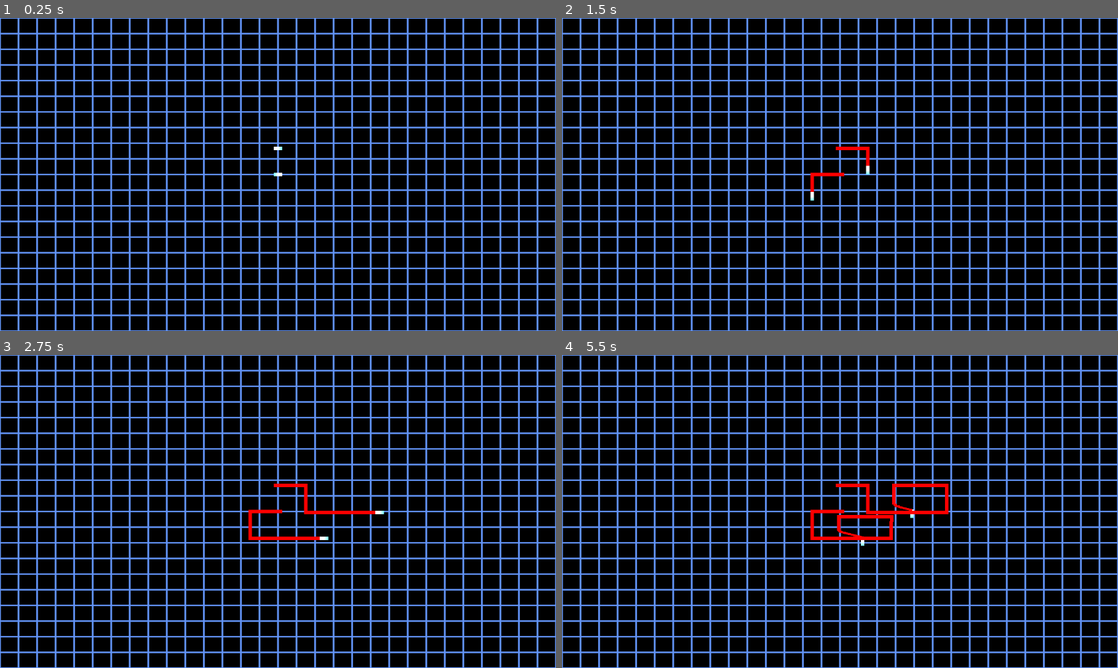
Above: before the commit, frames 1-4 (two rows, left to right).
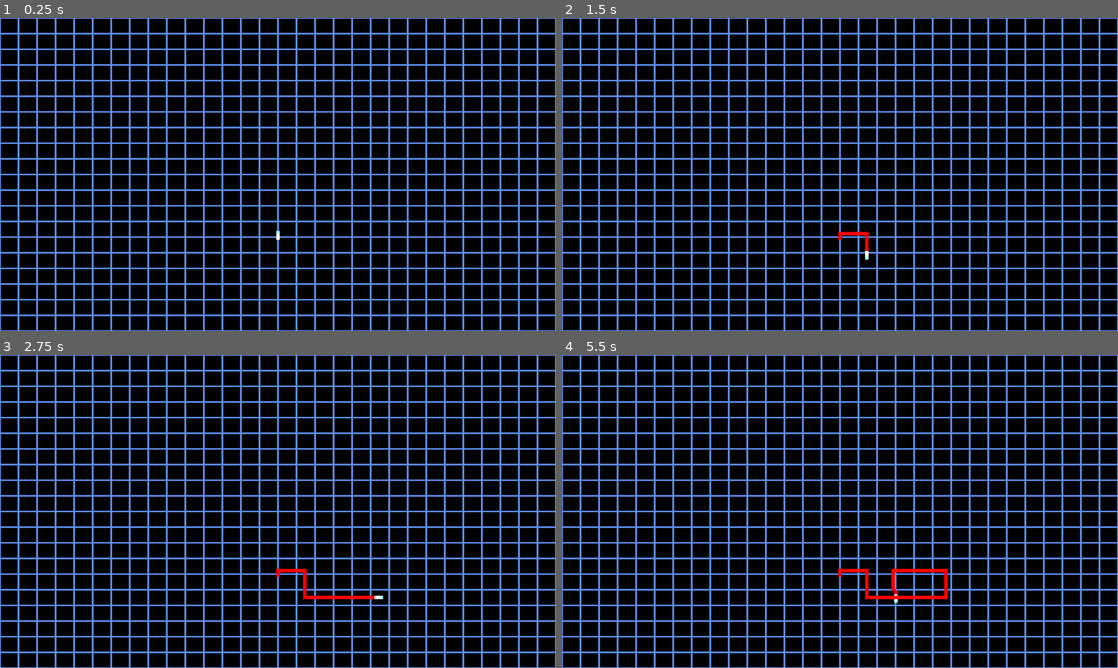
Above: after the commit, the same moments.

Repository: KirillTregubov/Tron
Game: Godot game, scene res://main.tscn
The game is run twice, just before and just after one commit, with the same random seed, the same clock (stepped at 60 frames per second) and the same inputs.
Inputs:
- Up to frame 1 (0.25 s): no input
- Up to frame 2 (1.5 s): tap Enter (ui_accept) at 0.5, 0.77, 1.25 s; hold Right (ui_right) 0.53-1.28 s; hold Down (ui_down) from 1.28 s (still down)
- Up to frame 3 (2.75 s): tap Enter (ui_accept) at 1.52, 2 s; release Down (ui_down) at 2.03 s; hold Right (ui_right) from 2.03 s (still down)
- Up to frame 4 (5.5 s): release Right (ui_right) at 2.78 s; hold Up (ui_up) 2.78-3.53 s; tap Enter (ui_accept) at 3.02, 3.5, 3.77, 4.25, 4.52, 5 s; hold Left (ui_left) 3.53-5.03 s; hold Down (ui_down) from 5.03 s (still down)

The runs differ from the first frame. In frame 1, less than 0.1% of the frame differs, in the area x 49-51%, y 41-71%; in frame 2, 0.4%; in frame 3, 0.9%; in frame 4, 1.7%, in the area x 44-70%, y 41-80%.

Commit message:
cleanup comments

Diff:
--- a/lightcycle/CharacterCycle.gd
+++ b/lightcycle/CharacterCycle.gd
@@ -2,18 +2,13 @@
 
 enum State {idle, moving}
 
+var move_state = State.idle
+var move_direction: Constants.Direction
+const TRAIL_DIMENSION = 8
 const SPEED = 250.0
-
-var move_state = State.idle # State.idle
-var move_direction: Constants.Direction # = Constants.Direction.up
 @onready var player = $Sprite2D as Sprite2D
 @onready var trails = $"../Trails"
-const TRAIL_DIMENSION = 8
-const BIKE_WIDTH = 8
-const BIKE_HEIGHT = 8
 var trail = preload("res://trail/trail.tscn")
-
-#var num = 0
 
 
 func calculate_direction() -> Constants.Direction:
@@ -65,9 +60,9 @@
 			get_tree().quit()
 			return 0
 
+
 func directional_position(direction: Constants.Direction) -> Vector2:
 	var cur_pos: Vector2 = self.position
-	#print('stats ', player.get_rect().size)
 	match direction:
 		Constants.Direction.up:
 			cur_pos.y -= (player.get_rect().size.y - player.get_rect().size.x)/ 2
@@ -84,20 +79,16 @@
 		_:
 			printerr("Invalid direction")
 			get_tree().quit()
-
-	#print('new pos ', cur_pos)
 	return cur_pos
 
 
 func spawn_trail(change: Vector2, padding = Vector2(0, 0), rotate = false):
-	#print('change', change)
+	# Calculate scale
 	var scaleVec = change.abs() / Vector2(TRAIL_DIMENSION, TRAIL_DIMENSION)
 	scaleVec.x = 1 if scaleVec.x == 0 else scaleVec.x
 	scaleVec.y = 1 if scaleVec.y == 0 else scaleVec.y
 
-	var newTrail = trail.instantiate() as Node2D
-	trails.add_child(newTrail)
-
+	# Calculate offset
 	var offset: Vector2
 	match move_direction:
 		Constants.Direction.up:
@@ -110,18 +101,15 @@
 			offset = Vector2(-TRAIL_DIMENSION/2, 0)
 		_:
 			offset = Vector2(0,0)
-	#print('offset', offset)
 
+	# Create trail
+	var newTrail = trail.instantiate() as Node2D
+	trails.add_child(newTrail)
 	newTrail.set_global_position(global_position - change + offset + padding)
 	newTrail.set_scale(scaleVec)
 	if rotate:
 		newTrail.set_rotation_degrees(90)
-	#print('spawned at ', newTrail.global_position, newTrail.scale)
 	#get_tree().paused = true
-	#else:
-		#newTrail.queue_free()
-	#else:
-		#get_tree().paused = true
 
 
 func _ready() -> void:
@@ -134,6 +122,7 @@
 
 
 func _physics_process(delta: float) -> void:
+	# Temporarily start moving
 	if move_state != State.moving:
 		if Input.is_action_just_pressed("ui_accept"):
 			move_state = State.moving
@@ -144,20 +133,10 @@
 		move_state = State.idle
 		return
 
-	#print('deltas ', delta, velocity, delta * velocity)
-	#print('currently at ', global_position)
-
 	# Change direction
 	var direction = calculate_direction()
-	#if (num > 0):
-		#new_direction = Direction.right
-		#get_tree().paused = true
-		#move_and_slide()
-		#return
 	if direction != move_direction and direction is int:
 		var new_direction : Constants.Direction = direction
-		#print('current ', Constants.Direction.keys()[move_direction])
-		#print('new ', Constants.Direction.keys()[new_direction])
 		if new_direction == Constants.Direction.left or new_direction == Constants.Direction.right:
 			if move_direction == Constants.Direction.up:
 				spawn_trail(Vector2(0, -6), Vector2(0, -3))
@@ -171,17 +150,12 @@
 		set_velocity(directional_velocity(new_direction))
 		set_rotation_degrees(directional_rotation(new_direction))
 		set_position(directional_position(new_direction))
-
-		#if move_direction == Constants.Direction.down:
-			#get_tree().paused = true
 		move_direction = new_direction
 		return
 
 	# Add Trail
 	spawn_trail(delta * velocity)
 
-	#print('move')
+	# Move and snap position
 	move_and_slide()
 	global_position = Vector2(round(global_position.x), round(global_position.y))
-	#print('player at ', global_position)
-	#get_tree().paused = true
--- a/main.tscn
+++ b/main.tscn
@@ -8,9 +8,3 @@
 [node name="Grid" parent="." instance=ExtResource("1_57gqt")]
 
 [node name="Lightcycle" parent="." instance=ExtResource("2_hfddi")]
-START_POSITION_Y = 300.0
-START_DIRECTION = 3
-
-[node name="Lightcycle2" parent="." instance=ExtResource("2_hfddi")]
-START_POSITION_Y = 360.0
-START_DIRECTION = 2
